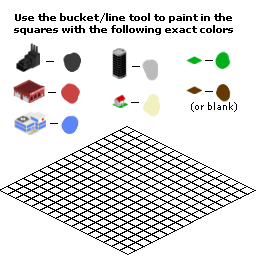
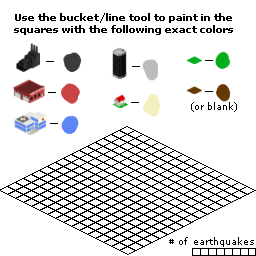
Layer changes from the first 256x256 image to the second:
added layer "# of earthquakes" above "Office.png" over [169, 237, 254, 247]
painted on "Background" over [192, 248, 256, 256]
